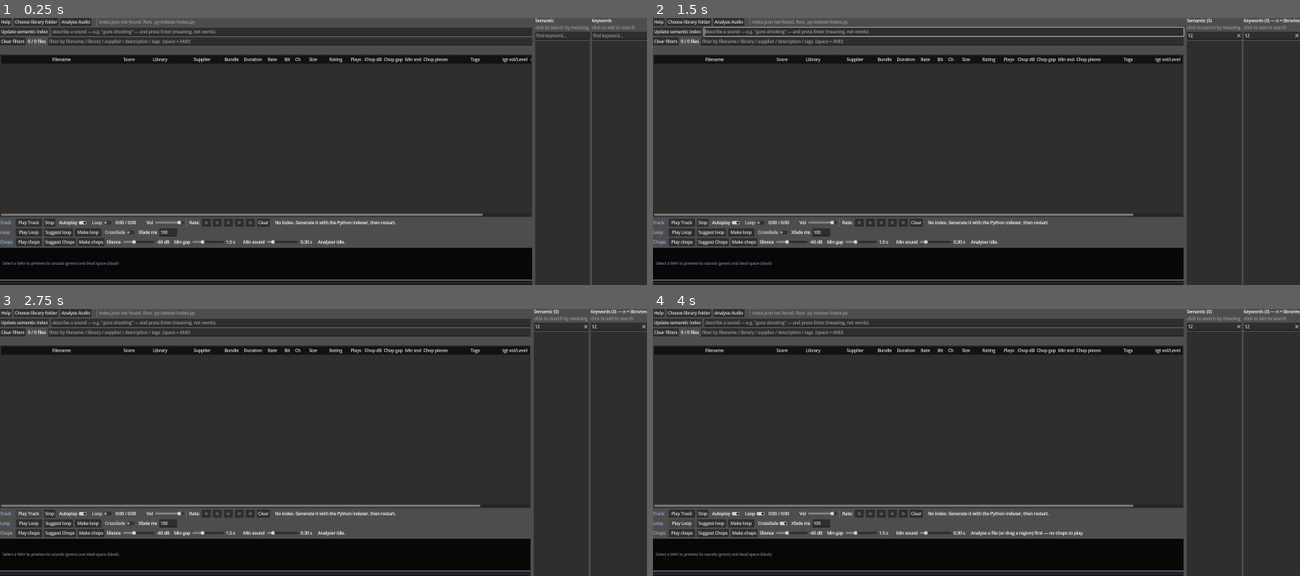
Above: before the commit, frames 1-4 (two rows, left to right).
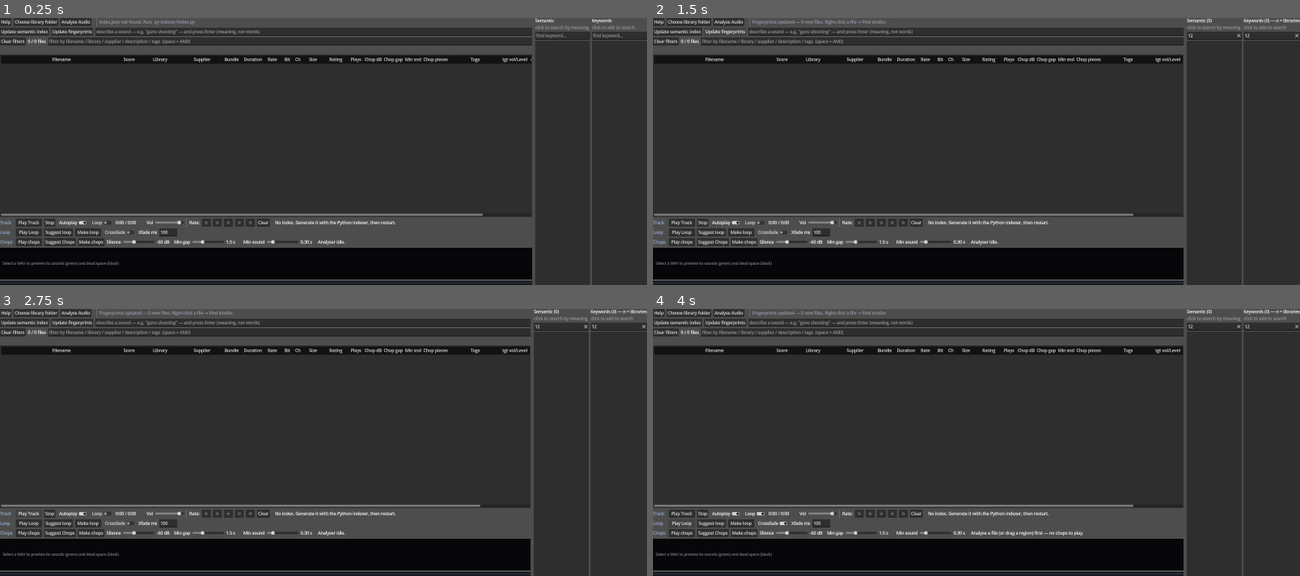
Above: after the commit, the same moments.

Repository: benedictcarter/sound_lib
Game: Godot game, scene res://main.tscn
Same seed, same stepped clock (60 frames per second), same inputs: the game is played once before the commit and once after it.
Inputs (mouse positions are in pixels of both pictures, inside the frame that each line leads up to):
- Up to frame 1 (0.25 s): no input
- Up to frame 2 (1.5 s): click (1215, 36) at 0.52 s; type "12" at 0.6 s; click (1274, 36) at 0.75 s; type "12" at 0.83 s; click (724, 31) at 1.25 s, where only the run after the commit has a clickable "Update fingerprints"
- Up to frame 3 (2.75 s): click "Play Track" at 2 s
- Up to frame 4 (4 s): click "Play Track" at 2.75 s; click "Play Loop" at 3.5 s

The runs differ from the first frame. In frame 1, 0.2% of the frame differs, in the area x 8-41%, y 3-7%; in frame 2, 0.8%, in the area x 7-83%, y 0-7%; in frame 3, 0.3%; in frame 4, 0.3%.

Commit message:
Content-based similarity: right-click Find similar (lightweight audio fingerprints)
New indexer/fingerprint.py builds a ~48-dim acoustic feature vector per file (MFCC
mean/std + spectral centroid/bandwidth/rolloff + ZCR + RMS; resampled to 22050 for
cross-rate comparability) -> fingerprints.npz in the library root. No big model —
just soundfile+numpy+scipy (tiny, git-friendly; CLAP rejected as too big). App gets
an 'Update fingerprints' button (mirrors Update semantic index) and a right-click
'Find similar sounds' that runs indexer/similar.py (z-score standardise, rank by
euclidean distance, 0..1 score) and shows the ranked library via the shared
_apply_ranked_results (Score column, best-first, Filter narrows). Validated: same-
category sounds cluster (zombie/gun/laugh/engine); guns surface machine-guns +
explosions + engines (broadband/impulsive neighbours). Help text + docs updated.

Co-Authored-By: Claude Opus 4.8 <noreply@anthropic.com>

Diff:
--- a/app/main.gd
+++ b/app/main.gd
@@ -109,7 +109,11 @@
 • [b]Play chops[/b]: auditions the pieces with gaps. [b]Make chops[/b]: writes each piece as name_chopped_NNN.wav (original kept).
 
 [b]Right-click a row[/b]
-Open folder · Copy path · Suggest loop / chops (audition) · Make loop / chops · Convert to WAV · Delete.
+Open folder · Copy path · [b]Find similar sounds[/b] · Suggest loop / chops (audition) · Make loop / chops · Convert to WAV · Delete.
+
+[b]Two ways to search by sound[/b]
+• [b]Semantic[/b] (text): describe it in words — matches meaning of the metadata.
+• [b]Find similar[/b] (audio): right-click a file → ranks the library by how it actually SOUNDS (timbre/texture). Build it once with [b]Update fingerprints[/b] (top bar), like Update semantic index.
 
 [b]Delete[/b]
 Select rows and press [b]Del[/b] (or right-click → Delete) → confirm → moves them to the Recycle Bin (recoverable).
@@ -528,6 +532,14 @@
 var _emb_btn: Button
 var _emb_poll: Timer
 var _emb_progress_path: String = ""
+var _fp_thread: Thread = null            # build audio fingerprints (content-based search)
+var _fp_busy: bool = false
+var _fp_btn: Button
+var _fp_poll: Timer
+var _fp_progress_path: String = ""
+var _similar_thread: Thread = null       # "Find similar" query
+var _similar_busy: bool = false
+var _similar_result_path: String = ""
 
 # persisted UI prefs (window geom, column widths, sort, search/filters, toggles)
 var _prefs: Dictionary = {}
@@ -639,6 +651,8 @@
 	_sem_result_path = ProjectSettings.globalize_path("user://search_result.json")
 	_emb_path = data_dir.path_join("embeddings.npz")
 	_emb_progress_path = ProjectSettings.globalize_path("user://embed_progress.json")
+	_fp_progress_path = ProjectSettings.globalize_path("user://fingerprint_progress.json")
+	_similar_result_path = ProjectSettings.globalize_path("user://similar_result.json")
 	_load_userdata()
 	_load_chopping()
 	_load_loudness()
@@ -808,6 +822,14 @@
 		+ "(e.g. new chops). Run once before first use; quick afterwards."
 	_emb_btn.pressed.connect(_update_embeddings)
 	bar0.add_child(_emb_btn)
+
+	_fp_btn = Button.new()
+	_fp_btn.text = "Update fingerprints"
+	_fp_btn.tooltip_text = "Build the acoustic fingerprint for any file that lacks one " \
+		+ "(reads its audio). Needed for right-click → Find similar (content-based search). " \
+		+ "Slow on a fresh library; incremental after."
+	_fp_btn.pressed.connect(_update_fingerprints)
+	bar0.add_child(_fp_btn)
 
 	_sem_edit = LineEdit.new()
 	_sem_edit.placeholder_text = "describe a sound — e.g. \"guns shooting\" — and press Enter (meaning, not words)"
@@ -902,6 +924,7 @@
 	_ctx_menu.add_separator()
 	_ctx_menu.add_item("Suggest loop  (audition)", 2)
 	_ctx_menu.add_item("Suggest chops  (audition)", 3)
+	_ctx_menu.add_item("Find similar sounds", 8)
 	_ctx_menu.add_separator()
 	_ctx_menu.add_item("Make loop", 4)
 	_ctx_menu.add_item("Make chops", 5)
@@ -958,6 +981,11 @@
 	_emb_poll.wait_time = 1.0
 	_emb_poll.timeout.connect(_emb_tick)
 	add_child(_emb_poll)
+
+	_fp_poll = Timer.new()
+	_fp_poll.wait_time = 1.0
+	_fp_poll.timeout.connect(_fp_tick)
+	add_child(_fp_poll)
 
 	# coalesce chopping.json writes so a slider/graph drag saves once, not per tick
 	_chop_save_debounce = Timer.new()
@@ -1819,9 +1847,14 @@
 		_status_label.text = "Semantic search error: %s" % (
 			d.get("error", "?") if typeof(d) == TYPE_DICTIONARY else "?")
 		return
-	var paths: Array = d.get("paths", [])
-	var scores: Array = d.get("scores", [])
-	# Build the ranked BASE set (cosine order) + the score map for the Score column.
+	_apply_ranked_results(d.get("paths", []), d.get("scores", []))
+	_status_label.text = "Semantic results for \"%s\" — most relevant first (%d). Use Filter to narrow." % [
+		String(d.get("query", "")), _filtered.size()]
+
+
+# Make a ranked path list (semantic search OR find-similar) the current base set,
+# with the scores in the Score column, sorted best-first. Text/filters still narrow.
+func _apply_ranked_results(paths: Array, scores: Array) -> void:
 	_sem_ranked = []
 	_sem_scores = {}
 	for i in paths.size():
@@ -1835,8 +1868,6 @@
 	_sort_col = COL_SCORE                       # sorted highest->lowest by default
 	_sort_asc = false
 	_apply()                                    # narrow by text/dropdowns, keep rank
-	_status_label.text = "Semantic results for \"%s\" — most relevant first (%d). Use Filter to narrow." % [
-		String(d.get("query", "")), _filtered.size()]
 
 
 # ----- "Update semantic index": embed files with no vector yet (embed.py) -----
@@ -1889,6 +1920,104 @@
 			n = int(d.get("analysed", 0))
 	_status_label.text = "Semantic index updated — %d new file%s embedded." % [
 		n, "" if n == 1 else "s"]
+
+
+# ----- "Update fingerprints": acoustic fingerprints for content-based search ----
+func _update_fingerprints() -> void:
+	if _fp_busy:
+		return
+	var script := ProjectSettings.globalize_path("res://").path_join(
+		"../indexer/fingerprint.py").simplify_path()
+	if FileAccess.file_exists(_fp_progress_path):
+		DirAccess.remove_absolute(_fp_progress_path)
+	_fp_busy = true
+	_fp_btn.disabled = true
+	_fp_btn.text = "Scanning for new files…"
+	_fp_thread = Thread.new()
+	_fp_thread.start(_fp_run.bind(script, _fp_progress_path))
+	_fp_poll.start()
+
+
+func _fp_run(script: String, progress: String) -> void:
+	var output: Array = []
+	var args := [script, "--only-missing", "--progress", progress]
+	var code := OS.execute("py", args, output, true)
+	if code == -1:
+		OS.execute("python", args, output, true)
+	call_deferred("_fp_finished")
+
+
+func _fp_tick() -> void:
+	if FileAccess.file_exists(_fp_progress_path):
+		var d: Variant = JSON.parse_string(FileAccess.get_file_as_string(_fp_progress_path))
+		if typeof(d) == TYPE_DICTIONARY and int(d.get("total", 0)) > 0:
+			_fp_btn.text = "Fingerprinting %d / %d…" % [
+				int(d.get("analysed", 0)), int(d.get("total", 0))]
+
+
+func _fp_finished() -> void:
+	_fp_poll.stop()
+	if _fp_thread:
+		_fp_thread.wait_to_finish()
+		_fp_thread = null
+	_fp_busy = false
+	_fp_btn.disabled = false
+	_fp_btn.text = "Update fingerprints"
+	var n := 0
+	if FileAccess.file_exists(_fp_progress_path):
+		var d: Variant = JSON.parse_string(FileAccess.get_file_as_string(_fp_progress_path))
+		if typeof(d) == TYPE_DICTIONARY:
+			n = int(d.get("analysed", 0))
+	_status_label.text = "Fingerprints updated — %d new file%s. Right-click a file → Find similar." % [
+		n, "" if n == 1 else "s"]
+
+
+# ----- "Find similar": rank the library by how close a file SOUNDS to _ctx_rec ---
+func _find_similar(rec: Dictionary) -> void:
+	if _similar_busy:
+		return
+	if String(rec.get("ext", "")).to_lower() != "wav":
+		_status_label.text = "Find similar works on WAV files (convert first)."
+		return
+	if FileAccess.file_exists(_similar_result_path):
+		DirAccess.remove_absolute(_similar_result_path)
+	var script := ProjectSettings.globalize_path("res://").path_join(
+		"../indexer/similar.py").simplify_path()
+	_similar_busy = true
+	_status_label.text = "Finding sounds similar to %s …" % String(rec.get("filename", ""))
+	_similar_thread = Thread.new()
+	_similar_thread.start(_similar_run.bind(script, String(rec.get("path", "")), _similar_result_path))
+
+
+func _similar_run(script: String, rel: String, out: String) -> void:
+	var output: Array = []
+	var args := [script, rel, out, "500"]
+	var code := OS.execute("py", args, output, true)
+	if code == -1:
+		OS.execute("python", args, output, true)
+	call_deferred("_similar_finished")
+
+
+func _similar_finished() -> void:
+	_similar_busy = false
+	if _similar_thread:
+		_similar_thread.wait_to_finish()
+		_similar_thread = null
+	if not FileAccess.file_exists(_similar_result_path):
+		_status_label.text = "Find similar failed (no output). Is python on PATH?"
+		return
+	var d: Variant = JSON.parse_string(FileAccess.get_file_as_string(_similar_result_path))
+	if typeof(d) != TYPE_DICTIONARY or not d.get("ok", false):
+		var err := String(d.get("error", "?")) if typeof(d) == TYPE_DICTIONARY else "?"
+		if err.begins_with("no fingerprints") or err.begins_with("query not"):
+			_status_label.text = "Build fingerprints first: click 'Update fingerprints'."
+		else:
+			_status_label.text = "Find similar error: %s" % err
+		return
+	_sem_edit.text = ""                            # this is a sound-similarity result set
+	_apply_ranked_results(d.get("paths", []), d.get("scores", []))
+	_status_label.text = "Sounds most similar to %s (%d). Score = acoustic similarity; Filter narrows." % [
+		String(d.get("query", "")).get_file(), _filtered.size()]
 
 
 func _sort_value(rec: Dictionary, col: int) -> Variant:
@@ -3727,6 +3856,8 @@
 				_convert_to_wav(_ctx_rec, "")
 		7:                                          # delete (uses the current selection)
 			_confirm_delete_selected()
+		8:                                          # content-based similarity search
+			_find_similar(_ctx_rec)
 
 
 # Run a ctx action on _ctx_rec. Non-WAV sources (mp3/…) are decoded to a sibling
@@ -4185,6 +4316,10 @@
 		_reindex_thread.wait_to_finish()
 	if _pa_thread and _pa_thread.is_started():
 		_pa_thread.wait_to_finish()
+	if _fp_thread and _fp_thread.is_started():
+		_fp_thread.wait_to_finish()
+	if _similar_thread and _similar_thread.is_started():
+		_similar_thread.wait_to_finish()
 
 
 func _an_finished() -> void:
Not shown, changed: .gitignore
Not shown, changed: CLAUDE.md
Not shown, added: indexer/fingerprint.py
Not shown, added: indexer/similar.py
